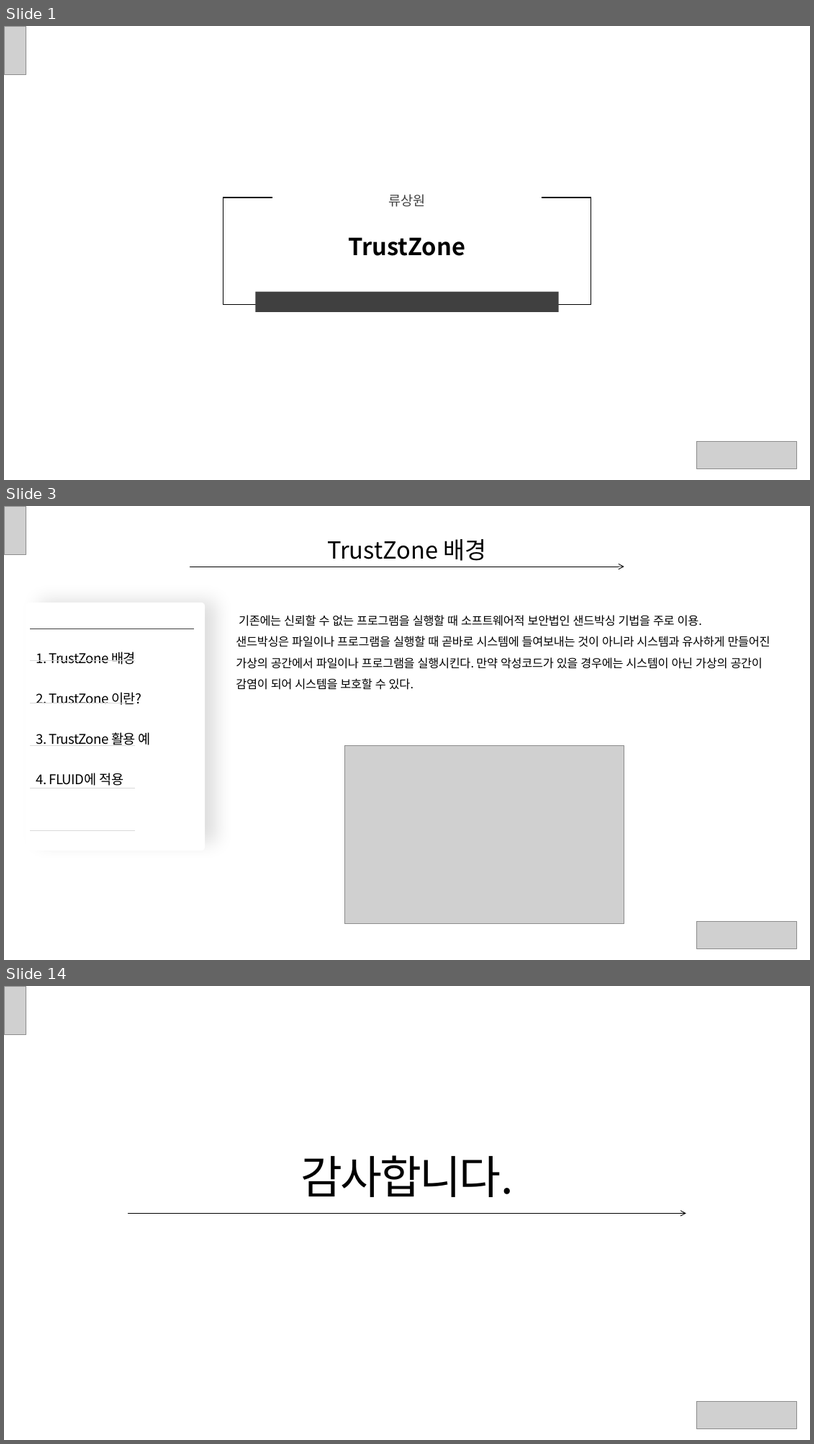
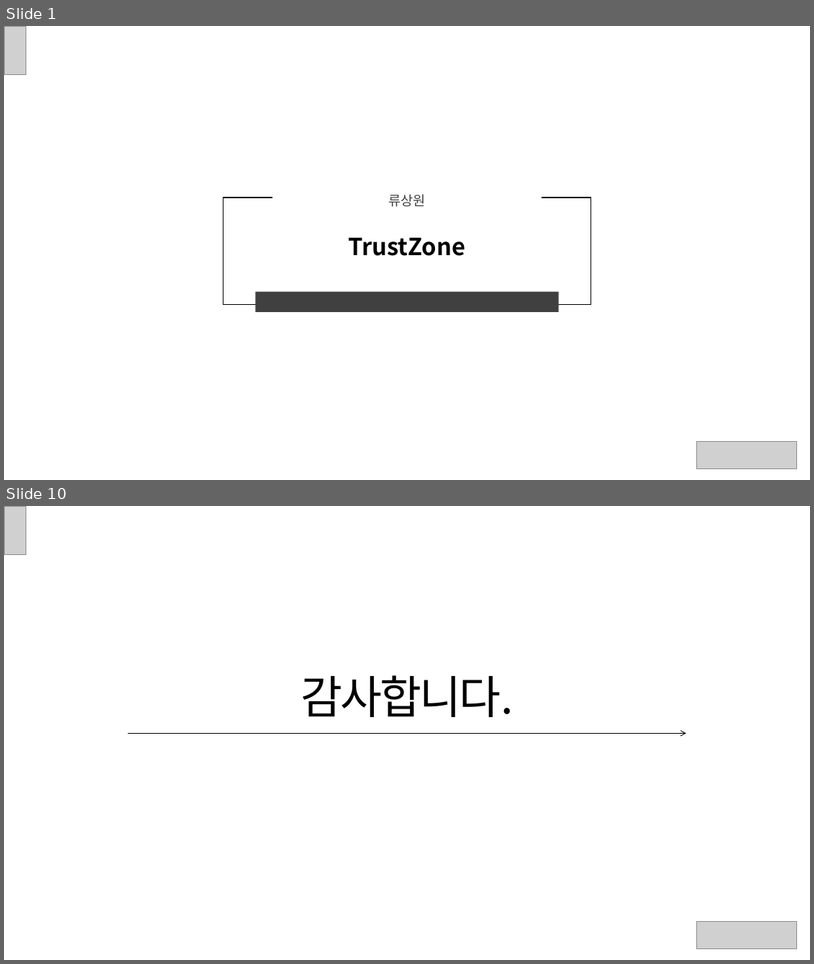
Before and after one commit to ryusangwon/Arm-Trustzone, a slide deck: Trustzone.pptx. Shown one above the other, each under a label of ours: slides 1, 3 and 14 before the commit, slides 1 and 10 after it; the slides between them are not shown. The pictures are 814x1444 and 814x964 pixels, drawn with LibreOffice and Linux fonts; fonts in the diff are those of the drawing; grey boxes stand for pictures. Boxes give left, top, right and bottom in pixels: in the first picture for what was removed or moved away, otherwise in the second. Text is boxed around its words. In the diff, an @@ line names an element or a change of style, - is before the commit and + after.

```diff
--- a/Trustzone.pptx
+++ b/Trustzone.pptx
@@ slide 3 removed at bbox=[4, 506, 810, 960], background #FFFFFF @@
@@ picture removed at bbox=[4, 506, 26, 554] @@
@@ title removed at bbox=[327, 539, 487, 561] @@
-TrustZone 배경
@@ arrow removed from (190, 566) to (625, 566) @@
@@ rounded rectangle removed at bbox=[18, 581, 235, 863] @@
@@ rounded rectangle removed at bbox=[26, 602, 205, 850] @@
@@ line removed from (30, 629) to (194, 629) @@
@@ text removed at bbox=[236, 615, 771, 690] @@
-기존에는 신뢰할 수 없는 프로그램을 실행할 때 소프트웨어적 보안법인 샌드박싱 기법을 주로 이용.
-샌드박싱은 파일이나 프로그램을 실행할 때 곧바로 시스템에 들여보내는 것이 아니라 시스템과 유사하게 만들어진 가상의 공간에서 파일이나 프로그램을 실행시킨다. 만약 악성코드가 있을 경우에는 시스템이 아닌 가상의 공간이 감염이 되어 시스템을 보호할 수 있다.
@@ text removed at bbox=[36, 651, 151, 785] @@
-1. TrustZone 배경
-2. TrustZone 이란?
-3. TrustZone 활용 예
-4. FLUID에 적용
@@ group removed at bbox=[30, 659, 135, 830]: 5 lines @@
@@ picture removed at bbox=[345, 745, 624, 924] @@
@@ picture removed at bbox=[697, 921, 797, 948] @@
@@ what was slide 14 is now slide 10 @@
```
Also in this commit, not shown: 8 slides changed, 3 other slides removed.
